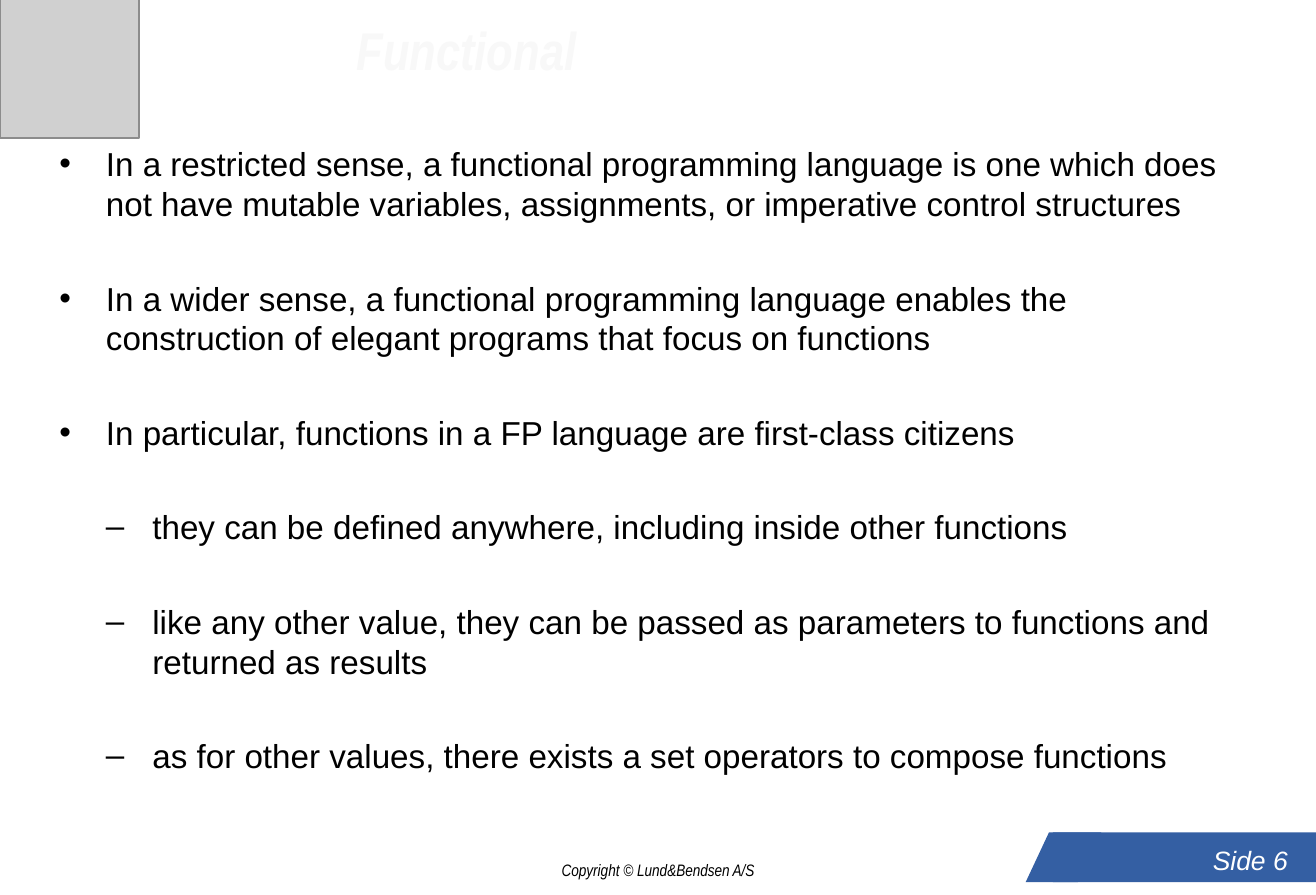
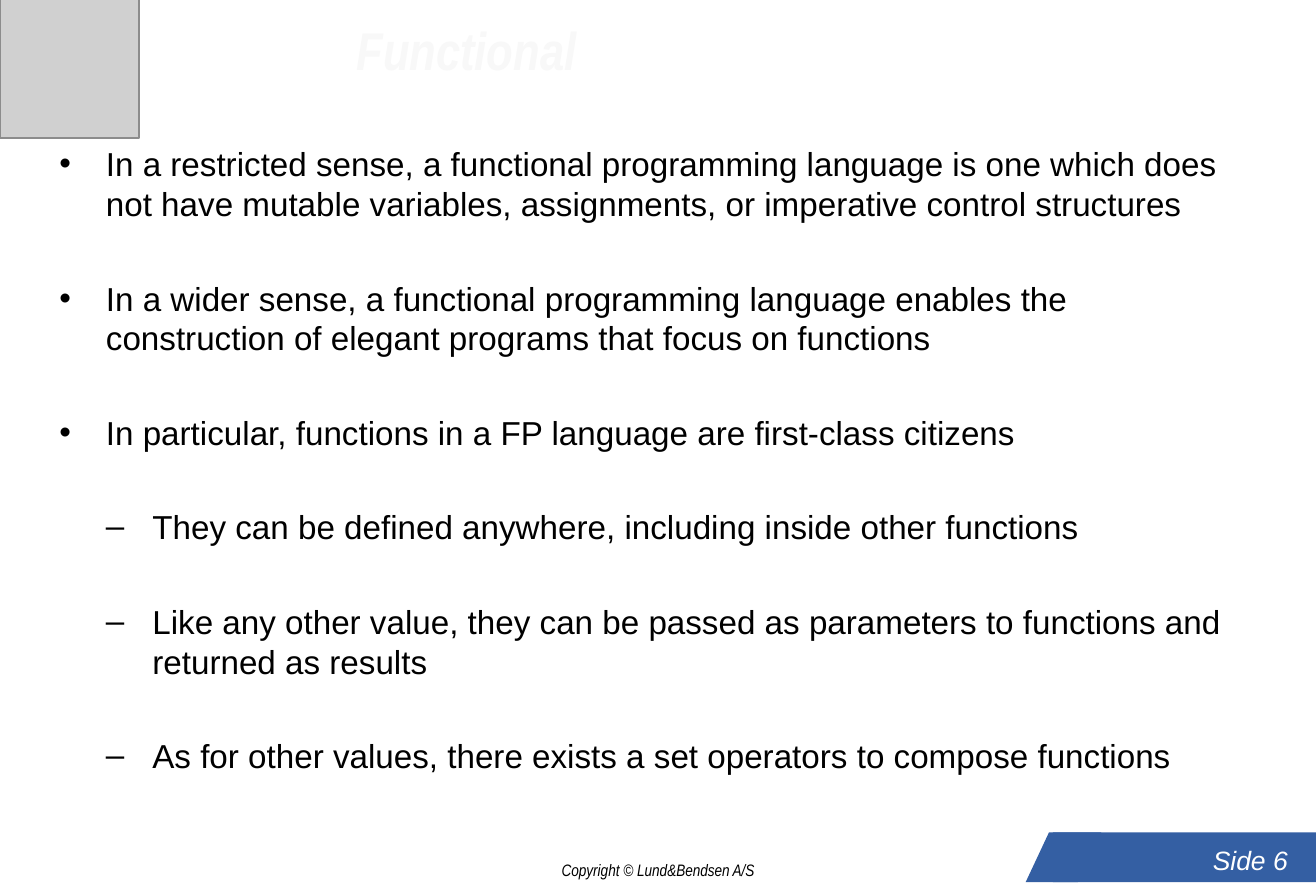
Before and after one commit to LundOgBendsen/LBE2921-Scala, a slide deck: slide 6 of slides/03_functional_prog.ppt. Drawn at 1316x895 pixels with LibreOffice and Linux fonts; fonts in the diff are those of the drawing; grey boxes stand for pictures; background and template pictures are left out. Boxes give left, top, right and bottom in pixels: in the first picture for what was removed or moved away, otherwise in the second. Text is boxed around its words. In the diff, an @@ line names an element or a change of style, - is before the commit and + after.

```diff
--- a/slides/03_functional_prog.ppt
+++ b/slides/03_functional_prog.ppt
@@ text at <box>152,515,1220,775</box>: text changed @@
-  – they can be defined anywhere, including inside other functions
-  – like any other value, they can be passed as parameters to functions and returned as results
-  – as for other values, there exists a set operators to compose functions
+  – They can be defined anywhere, including inside other functions
+  – Like any other value, they can be passed as parameters to functions and returned as results
+  – As for other values, there exists a set operators to compose functions
```
Also in this commit, not shown: 2 other slides changed, 7 other files.
